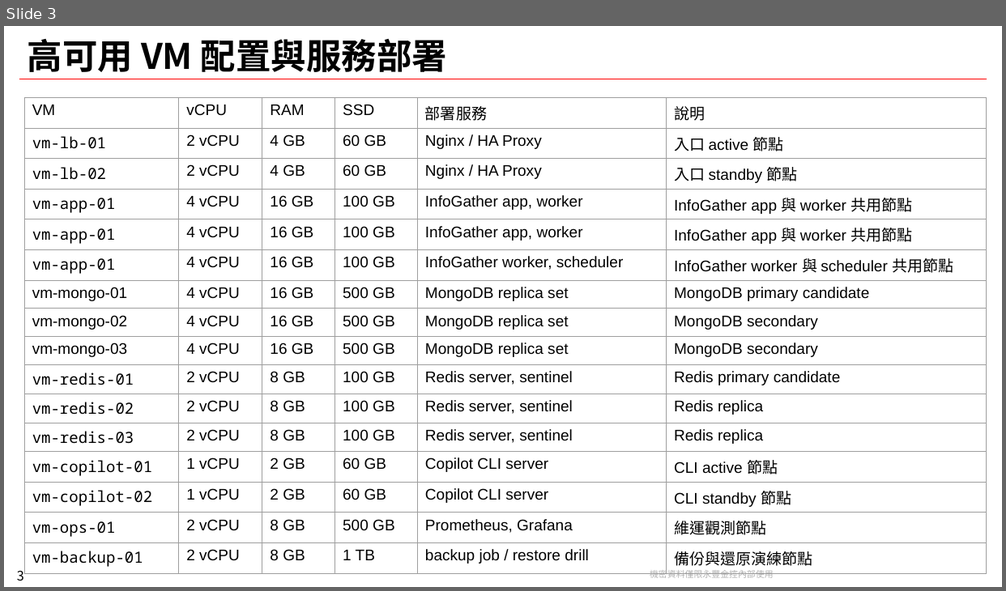
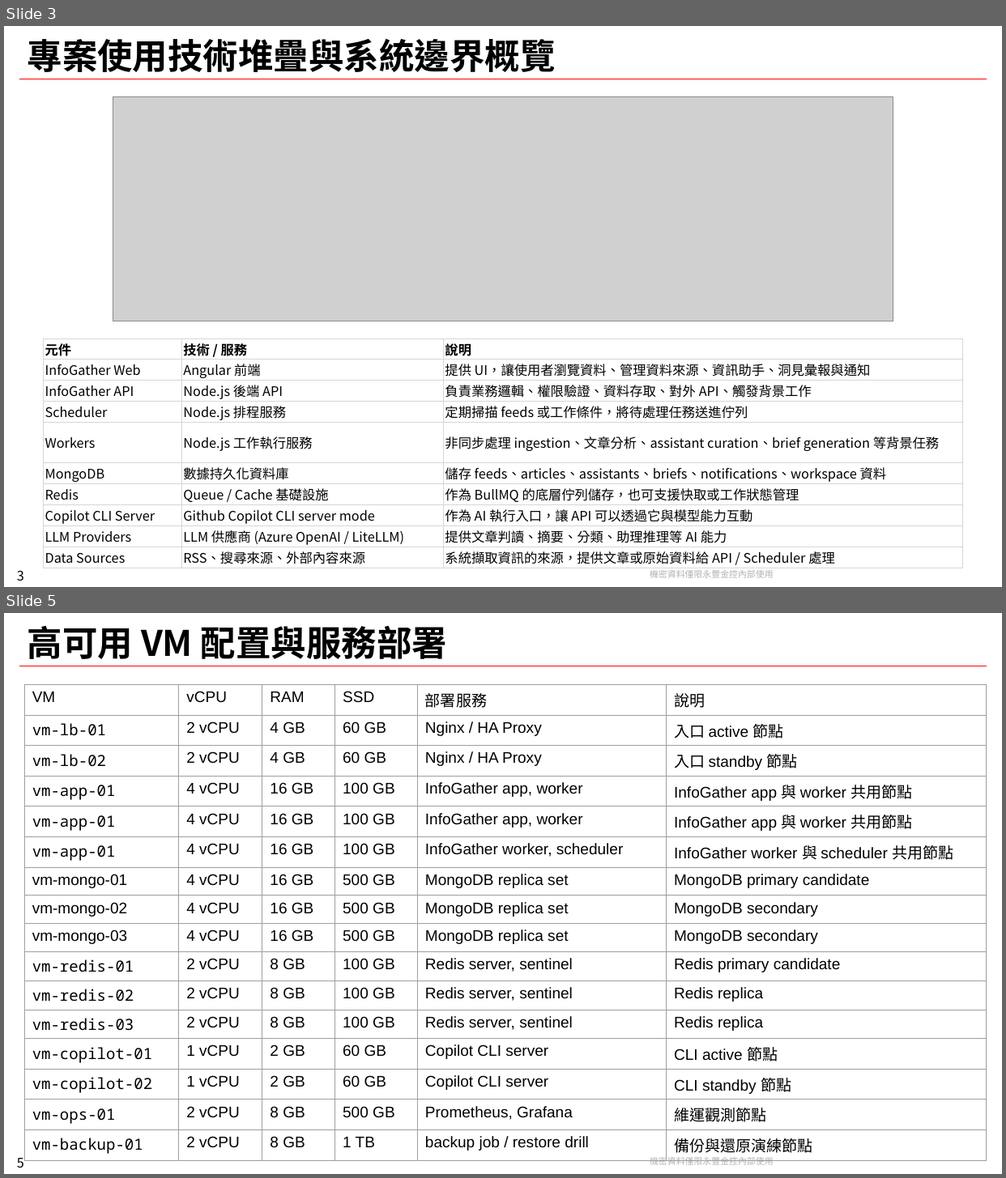
Before and after one commit to chunkai1312/temp, a slide deck: infogather.pptx. Shown one above the other, each under a label of ours: slide 3 before the commit, slides 3 and 5 after it; the slides between them are not shown. The pictures are 1006x591 and 1006x1178 pixels, drawn with LibreOffice and Linux fonts; fonts in the diff are those of the drawing; grey boxes stand for pictures; background and template pictures are left out. Boxes give left, top, right and bottom in pixels: in the first picture for what was removed or moved away, otherwise in the second. Text is boxed around its words. In the diff, an @@ line names an element or a change of style, - is before the commit and + after.

Commit message:
chore: add

```diff
--- a/infogather.pptx
+++ b/infogather.pptx
@@ slide 3 added at (4,26,1002,587), background #FFFFFF; not listed: 3 template elements that a slide beside it also shows @@
@@ title added at (27,39,556,72), 32 pt, text #000000, bold @@
+專案使用技術堆疊與系統邊界概覽
@@ picture added at (113,96,893,322) @@
@@ table added at (43,339,962,568), 10 rows, 3 columns @@
+元件 | 技術 / 服務 | 說明
+InfoGather Web | Angular 前端 | 提供 UI，讓使用者瀏覽資料、管理資料來源、資訊助手、洞見彙報與通知
+InfoGather API | Node.js 後端 API | 負責業務邏輯、權限驗證、資料存取、對外 API、觸發背景工作
+Scheduler | Node.js 排程服務 | 定期掃描 feeds 或工作條件，將待處理任務送進佇列
+Workers | Node.js 工作執行服務 | 非同步處理 ingestion、文章分析、assistant curation、brief generation 等背景任務
+MongoDB | 數據持久化資料庫 | 儲存 feeds、articles、assistants、briefs、notifications、workspace 資料
+Redis | Queue / Cache 基礎設施 | 作為 BullMQ 的底層佇列儲存，也可支援快取或工作狀態管理
+Copilot CLI Server | Github Copilot CLI server mode | 作為 AI 執行入口，讓 API 可以透過它與模型能力互動
+LLM Providers | LLM 供應商 (Azure OpenAI / LiteLLM) | 提供文章判讀、摘要、分類、助理推理等 AI 能力
+Data Sources | RSS、搜尋來源、外部內容來源 | 系統擷取資訊的來源，提供文章或原始資料給 API / Scheduler 處理
@@ what was slide 3 is now slide 5 @@
@@ page number at (17,1158,24,1168): text changed @@
-3
+5
```
Also in this commit, not shown: 1 other slide added.
